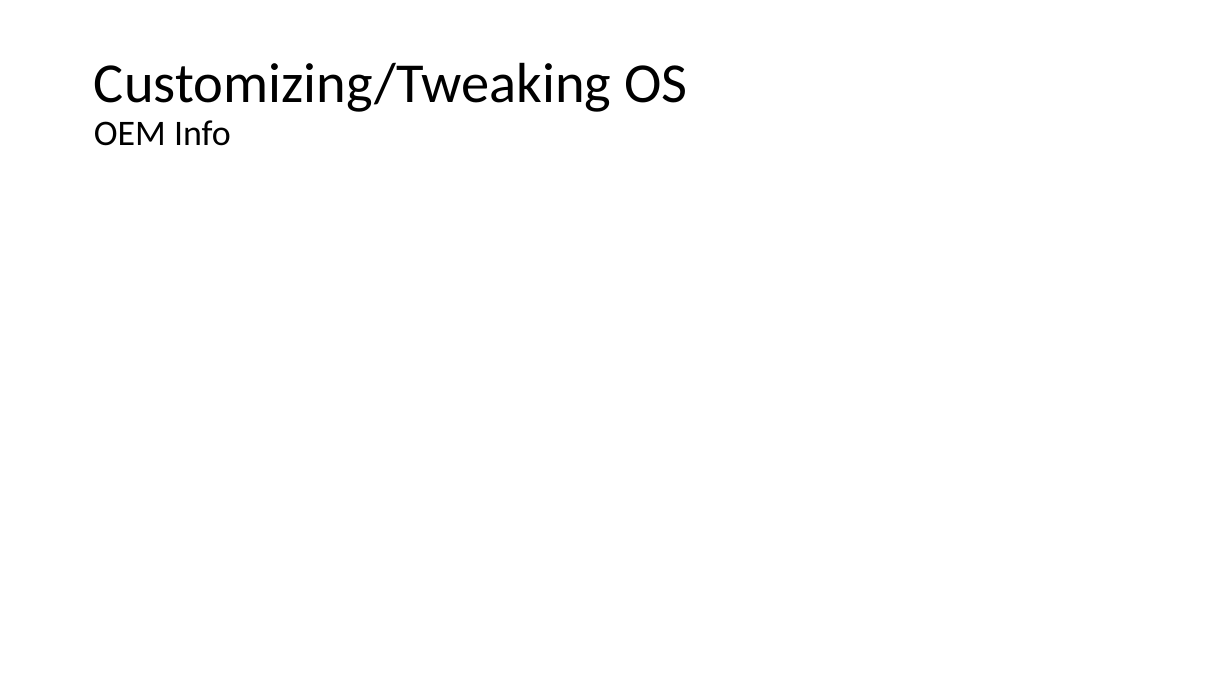
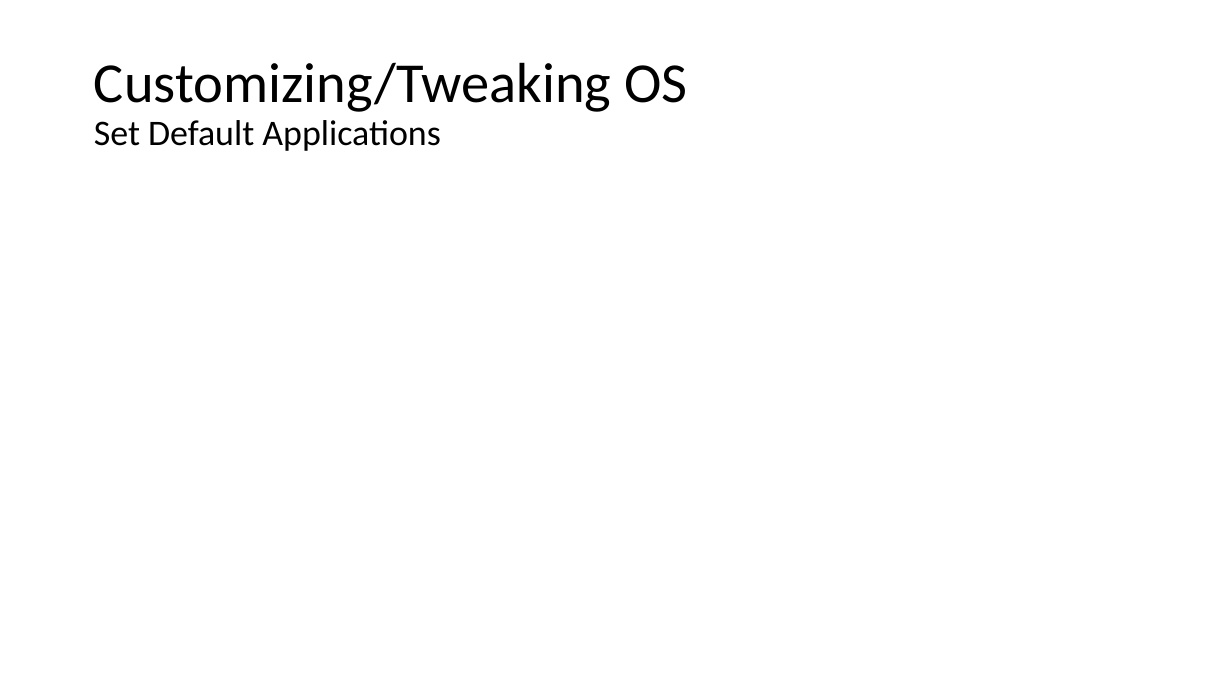
Before and after one commit to fydexx/HECC-2018, a slide deck: slide 16 of Part_01/Section02.pptx (slide 10 before the commit). Drawn at 1232x693 pixels with LibreOffice and Linux fonts; fonts in the diff are those of the drawing. Boxes give left, top, right and bottom in pixels: in the first picture for what was removed or moved away, otherwise in the second. Text is boxed around its words. In the diff, an @@ line names an element or a change of style, - is before the commit and + after.

```diff
--- a/Part_01/Section02.pptx
+++ b/Part_01/Section02.pptx
@@ title at (94, 62, 687, 151): text changed @@
-Customizing/Tweaking OS
-OEM Info
+Customizing/Tweaking OS
+Set Default Applications
```
Also in this commit, not shown: 5 other slides changed, 14 slides added.
